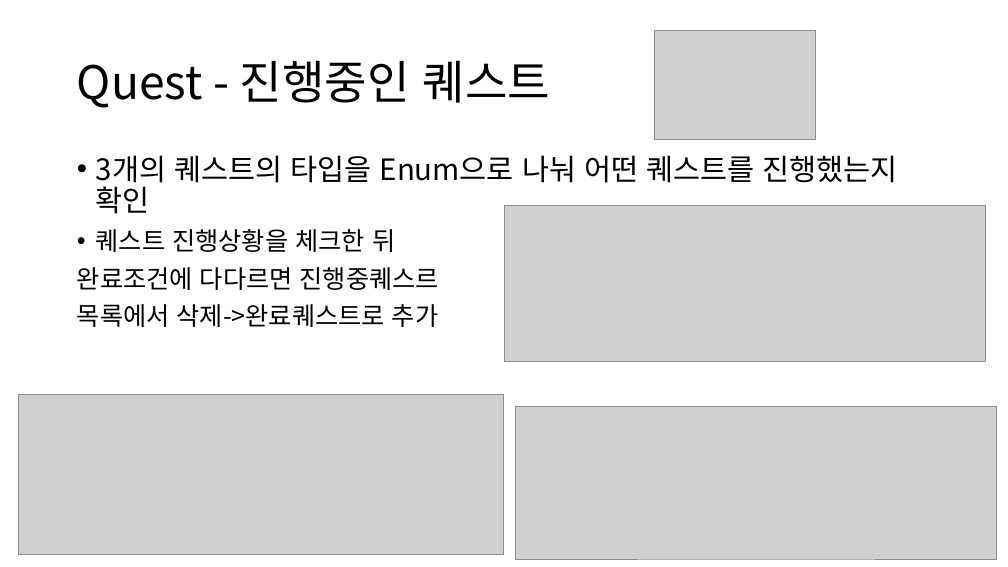
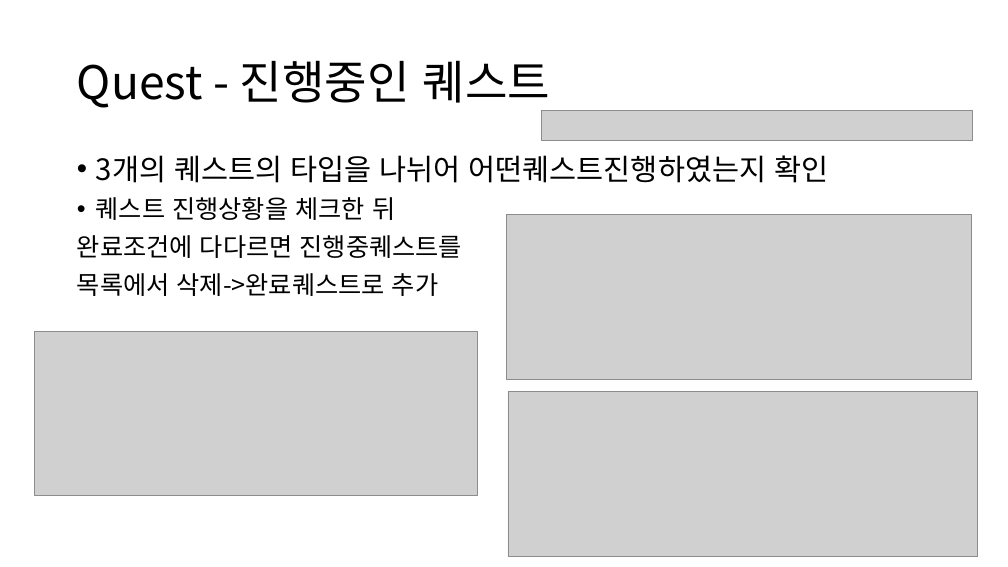
Before and after one commit to sh010207/TextRPG, a slide deck: slide 22 of 수조.pptx. Drawn at 1008x567 pixels with LibreOffice and Linux fonts; fonts in the diff are those of the drawing; grey boxes stand for pictures. Boxes give left, top, right and bottom in pixels: in the first picture for what was removed or moved away, otherwise in the second. Text is boxed around its words. In the diff, an @@ line names an element or a change of style, - is before the commit and + after.

```diff
--- a/수조.pptx
+++ b/수조.pptx
@@ picture removed at [655, 30, 816, 139] @@
@@ picture added at [542, 110, 972, 141] @@
@@ text at [96, 155, 828, 183]: text changed @@
-• 3개의 퀘스트의 타입을 Enum으로 나눠 어떤 퀘스트를 진행했는지 확인
+• 3개의 퀘스트의 타입을 나뉘어 어떤퀘스트진행하였는지 확인
@@ text at [77, 235, 462, 258]: text changed @@
-완료조건에 다다르면 진행중퀘스르
+완료조건에 다다르면 진행중퀘스트를
@@ picture: place and size @@
-picture at [504, 206, 985, 361]
+picture at [507, 215, 972, 380]
@@ picture added at [35, 332, 478, 496] @@
@@ picture removed at [18, 395, 504, 555] @@
@@ picture: place and size @@
-picture at [516, 406, 997, 559]
+picture at [508, 391, 979, 557]
```
Also in this commit, not shown: 1 other file.
